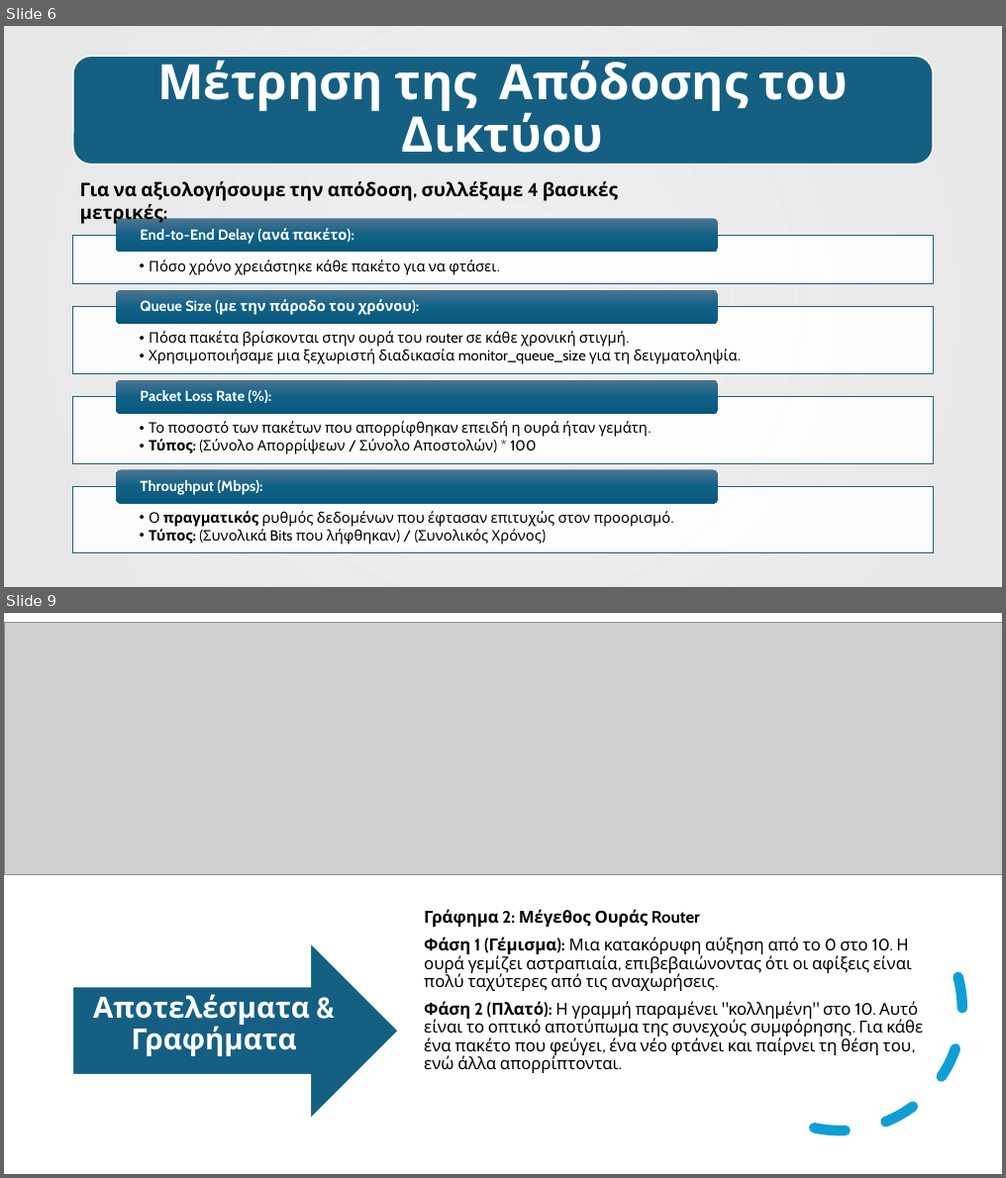
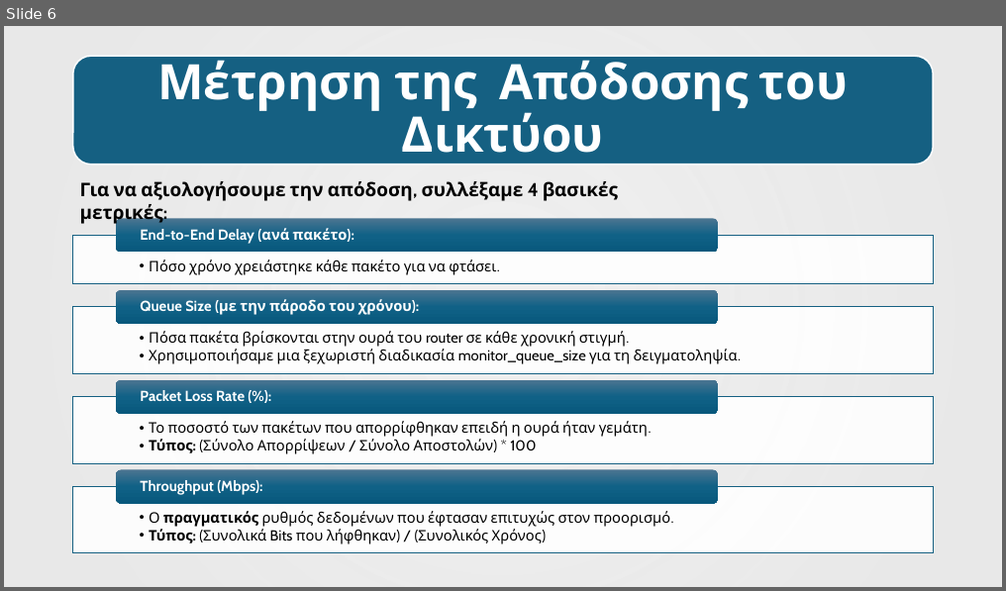
Before and after one commit to AlexandrosChal/Event-driven-network-simulation-in-Python-and-SimPy, a slide deck: Παρουσίαση.pptx. Shown one above the other, each under a label of ours: slides 6 and 9 before the commit, slide 6 after it; the slides between them are not shown. The pictures are 1006x1178 and 1006x591 pixels, drawn with LibreOffice and Linux fonts; fonts in the diff are those of the drawing; grey boxes stand for pictures; background and template pictures are left out. Boxes give left, top, right and bottom in pixels: in the first picture for what was removed or moved away, otherwise in the second. Text is boxed around its words. In the diff, an @@ line names an element or a change of style, - is before the commit and + after.

```diff
--- a/Παρουσίαση.pptx
+++ b/Παρουσίαση.pptx
@@ slide 9 removed at bbox=[4, 613, 1002, 1174], background #FFFFFF @@
@@ picture removed at bbox=[4, 623, 1002, 875] @@
@@ arc (boxed as its full ellipse) removed at bbox=[691, 860, 989, 1157] @@
@@ text removed at bbox=[424, 909, 923, 1073] @@
-Γράφημα 2: Μέγεθος Ουράς Router
-Φάση 1 (Γέμισμα): Μια κατακόρυφη αύξηση από το 0 στο 10. Η ουρά γεμίζει αστραπιαία, επιβεβαιώνοντας ότι οι αφίξεις είναι πολύ ταχύτερες από τις αναχωρήσεις.
-Φάση 2 (Πλατό): Η γραμμή παραμένει "κολλημένη" στο 10. Αυτό είναι το οπτικό αποτύπωμα της συνεχούς συμφόρησης. Για κάθε ένα πακέτο που φεύγει, ένα νέο φτάνει και παίρνει τη θέση του, ενώ άλλα απορρίπτονται.
@@ right arrow removed at bbox=[73, 943, 399, 1119] @@
@@ text removed at bbox=[93, 994, 310, 1057] @@
-Αποτελέσματα & Γραφήματα
```
Also in this commit, not shown: 4 slides changed, 7 slides added, 5 other slides removed, 1 other file.
